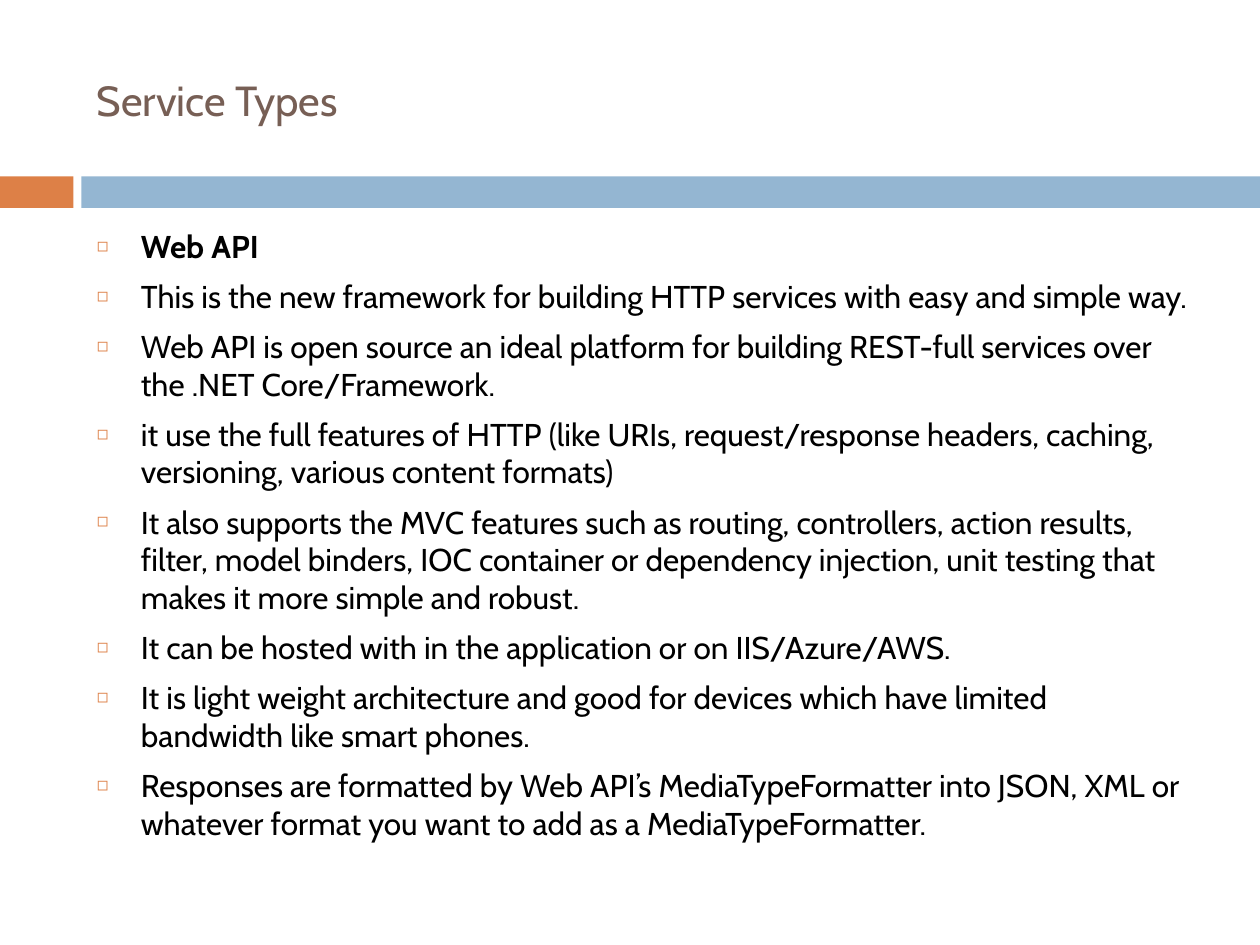
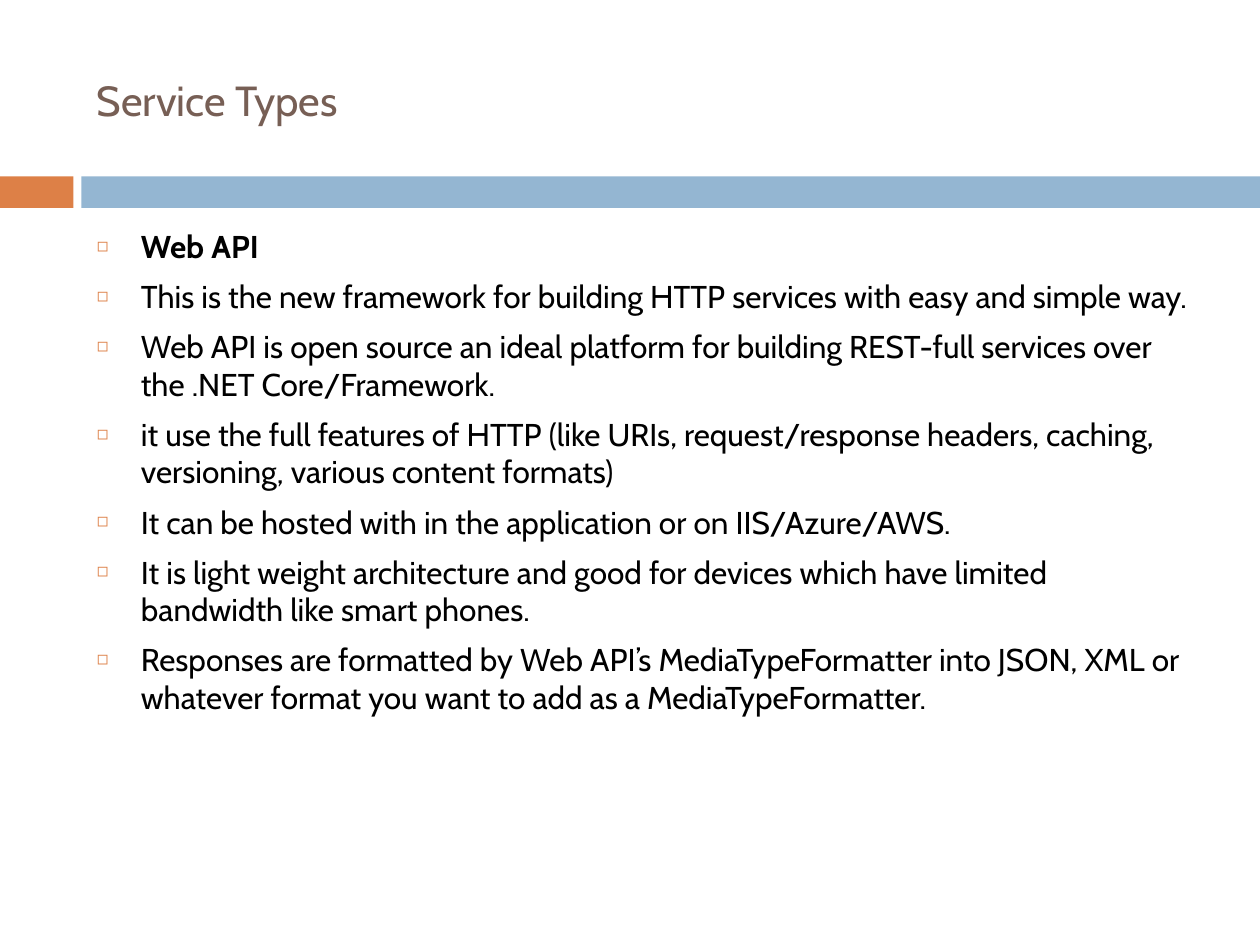
Before and after one commit to sandotnet/Iprime-batch1, a slide deck: slide 6 of Asp.net Core/PPT/WebApi.pptx. Drawn at 1260x945 pixels with LibreOffice and Linux fonts; fonts in the diff are those of the drawing. Boxes give left, top, right and bottom in pixels: in the first picture for what was removed or moved away, otherwise in the second. Text is boxed around its words. In the diff, an @@ line names an element or a change of style, - is before the commit and + after.

```diff
--- a/Asp.net Core/PPT/WebApi.pptx
+++ b/Asp.net Core/PPT/WebApi.pptx
@@ text at bbox=[141, 510, 1155, 616]: paragraph removed @@
-◻ It also supports the MVC features such as routing, controllers, action results, filter, model binders, IOC container or dependency injection, unit testing that makes it more simple and robust.
```
Also in this commit, not shown: 3 other slides changed, 1 other file.
